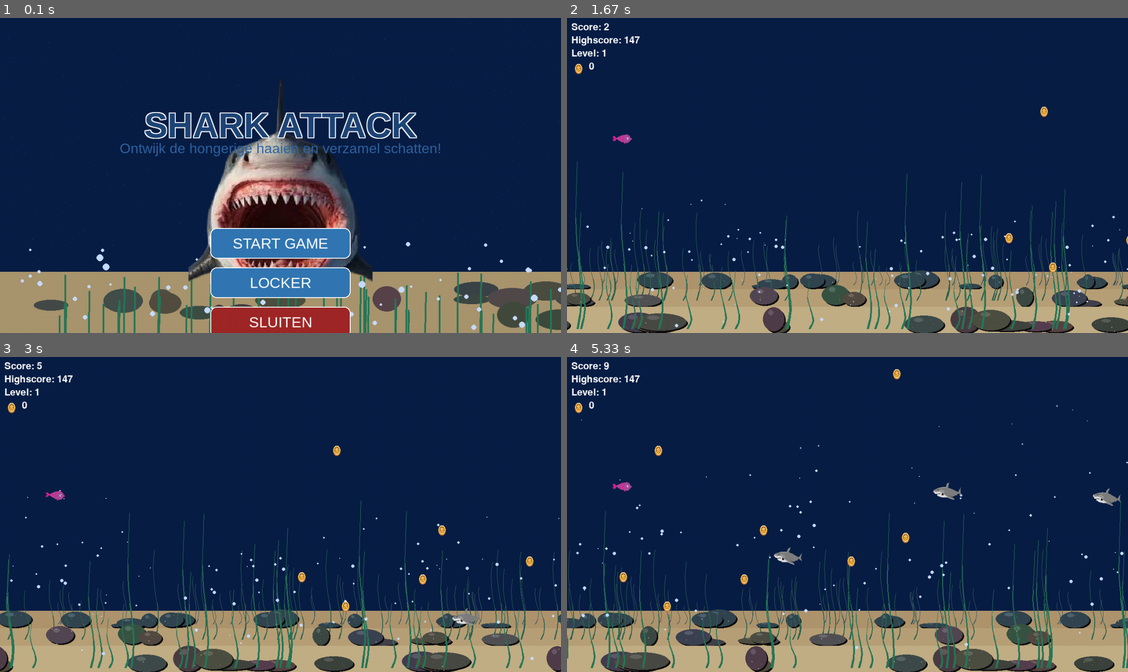
Above: before the commit, frames 1-4 (two rows, left to right).
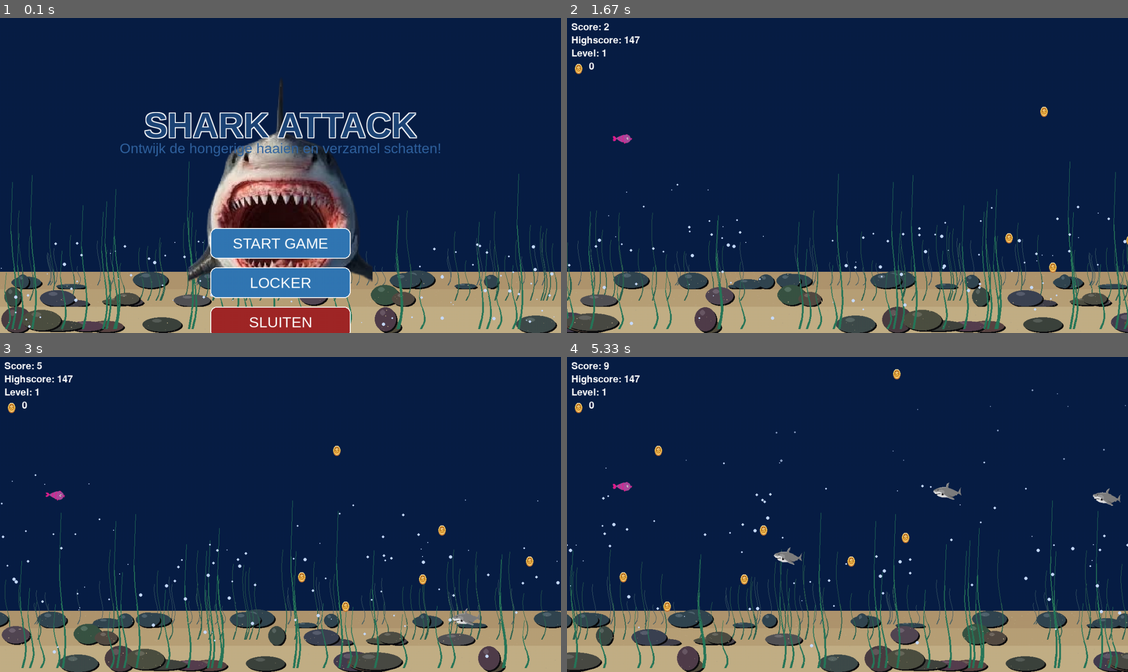
Above: after the commit, the same moments.

Repository: UCLL-introproject-2526/projectweek-46-alibi
Game: pygame game, started from main.py
Same seed, same stepped clock (60 frames per second), same inputs: the game is played once before the commit and once after it.
Inputs (mouse positions are in pixels of both pictures, inside the frame that each line leads up to):
- Up to frame 1 (0.1 s): no input
- Up to frame 2 (1.67 s): click "START GAME" at 0.38 s; hold Up 0.67-1.13 s; move the mouse to (825, 188) at 0.7 s; hold Down 1.17-1.47 s; hold Up from 1.5 s (still down)
- Up to frame 3 (3 s): release Up at 1.87 s; hold Down 1.9-2.27 s; hold Up 2.3-2.6 s; hold Down 2.63-2.93 s; hold Up from 2.97 s (still down)
- Up to frame 4 (5.33 s): release Up at 3.33 s; hold Down 3.37-3.73 s; hold Up 3.77-4.07 s; hold Down 4.1-4.4 s; hold Up 4.43-4.8 s; hold Down 4.83-5.2 s; hold Up from 5.23 s (still down)

The runs differ from the first frame. In frame 1, 12% of the frame differs, in the area x 0-100%, y 0-100%; in frame 2, 14%; in frame 3, 14%; in frame 4, 14%, in the area x 0-100%, y 10-100%.

Commit message:
background homescreen

Diff:
--- a/homescreen.py
+++ b/homescreen.py
@@ -1,6 +1,8 @@
 import pygame
 import random
 import math
+# ===== ACHTERGROND =====
+from window import draw_background
 
 # --------------------------------
 #   OUTLINED TEKST
@@ -101,39 +103,9 @@
                     return "quit"
 
         # ===== ACHTERGROND =====
-        screen.fill((8, 30, 70))
+        draw_background(screen, time)
 
-        for i in range(180):
-            px = random.randint(0, WIDTH)
-            py = (random.randint(0, HEIGHT) + time) % HEIGHT
-            screen.set_at((px, py), (70, 120, 170))
 
-        pygame.draw.rect(screen, (170, 150, 110),
-                         (0, HEIGHT - 140, WIDTH, 140))
-
-        for s in stones:
-            pygame.draw.ellipse(screen, s["color"],
-                                (s["x"], s["y"], s["w"], s["h"]))
-
-        for x, h, wiggle in plants:
-            top_x = x + math.sin(time * wiggle) * (5 + h * 0.05)
-            pygame.draw.line(
-                screen, (40, 120, 90),
-                (x, HEIGHT),
-                (top_x, HEIGHT - h),
-                4
-            )
-
-        for b in bubbles:
-            b["y"] -= b["speed"]
-            if b["y"] < 0:
-                b["y"] = HEIGHT
-                b["x"] = random.randint(0, WIDTH)
-            pygame.draw.circle(
-                screen, (200, 220, 255),
-                (int(b["x"]), int(b["y"])),
-                b["size"]
-            )
 
         # ===== HAAI (STIL) =====
         screen.blit(
